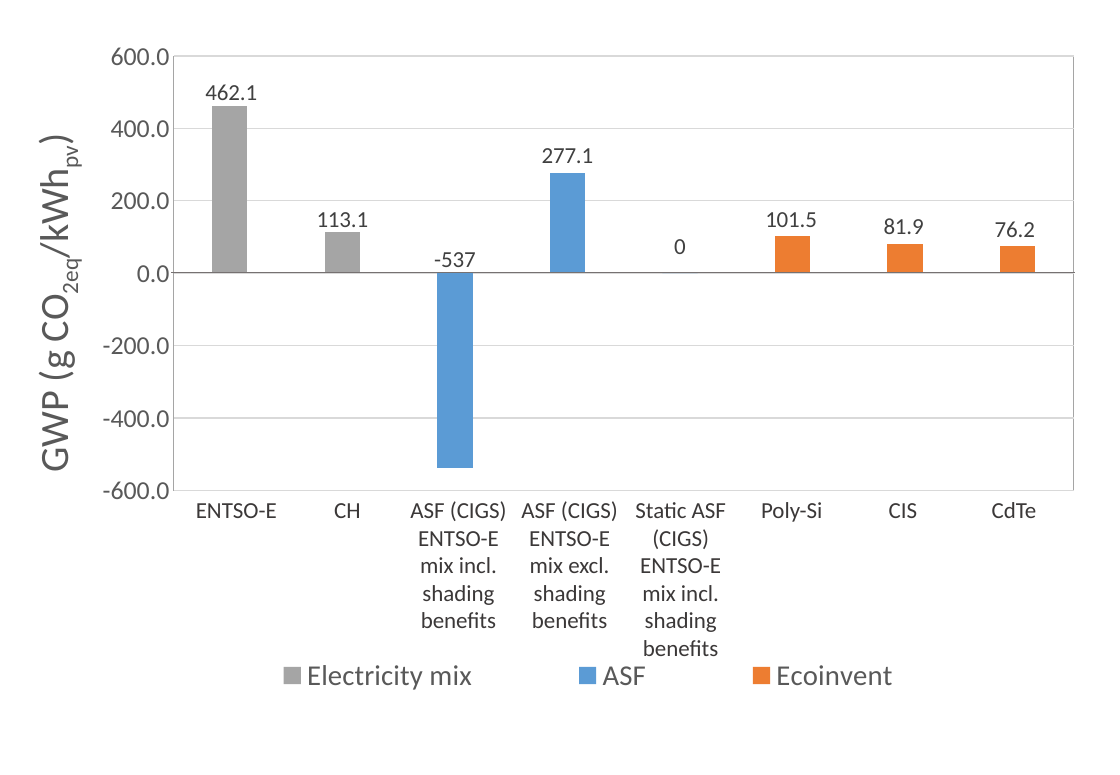
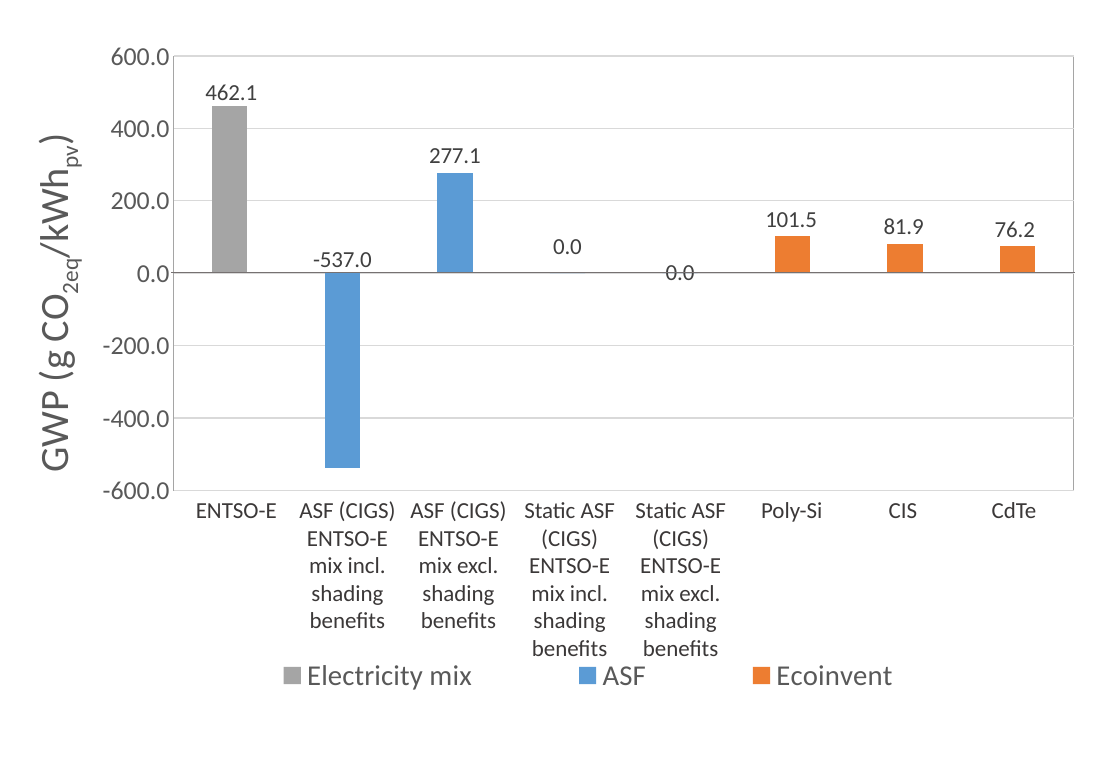
Before and after one commit to architecture-building-systems/LCA_Paper, a slide deck: slide 17 of elsarticle/Images/Thesis charts.pptx. Drawn at 1120x775 pixels with LibreOffice and Linux fonts; fonts in the diff are those of the drawing. Boxes give left, top, right and bottom in pixels: in the first picture for what was removed or moved away, otherwise in the second. Text is boxed around its words. In the diff, an @@ line names an element or a change of style, - is before the commit and + after.

Commit message:
minor changes

```diff
--- a/elsarticle/Images/Thesis charts.pptx
+++ b/elsarticle/Images/Thesis charts.pptx
@@ column stacked chart at [25, 38, 1094, 704] @@
@@ Electricity mix, 2: 113.1 to - @@
@@ data labels of Electricity mix changed @@
@@ ASF, 2: - to -537 @@
@@ ASF, 3: -537 to 277.1 @@
@@ ASF, 4: 277.1 to 0 @@
@@ data labels of ASF changed @@
@@ value axis title "GWP (g CO2eq/kWhpv) " to "GWP (g CO2eq/kWhpv)" @@
@@ 3 texts: place and size @@
-3 texts at [410, 501, 726, 656]
+3 texts at [299, 501, 615, 656]
@@ text removed at [334, 503, 360, 518] @@
-CH
@@ text added at [635, 502, 726, 656], 16 pt, text #3B3838 @@
+Static ASF (CIGS) ENTSO-E mix excl. shading benefits
```
